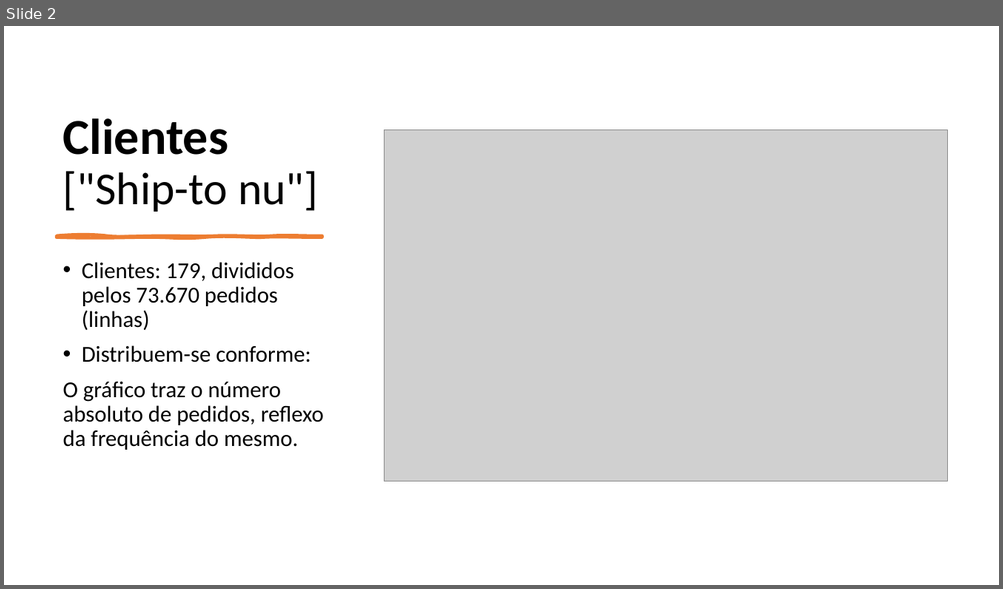
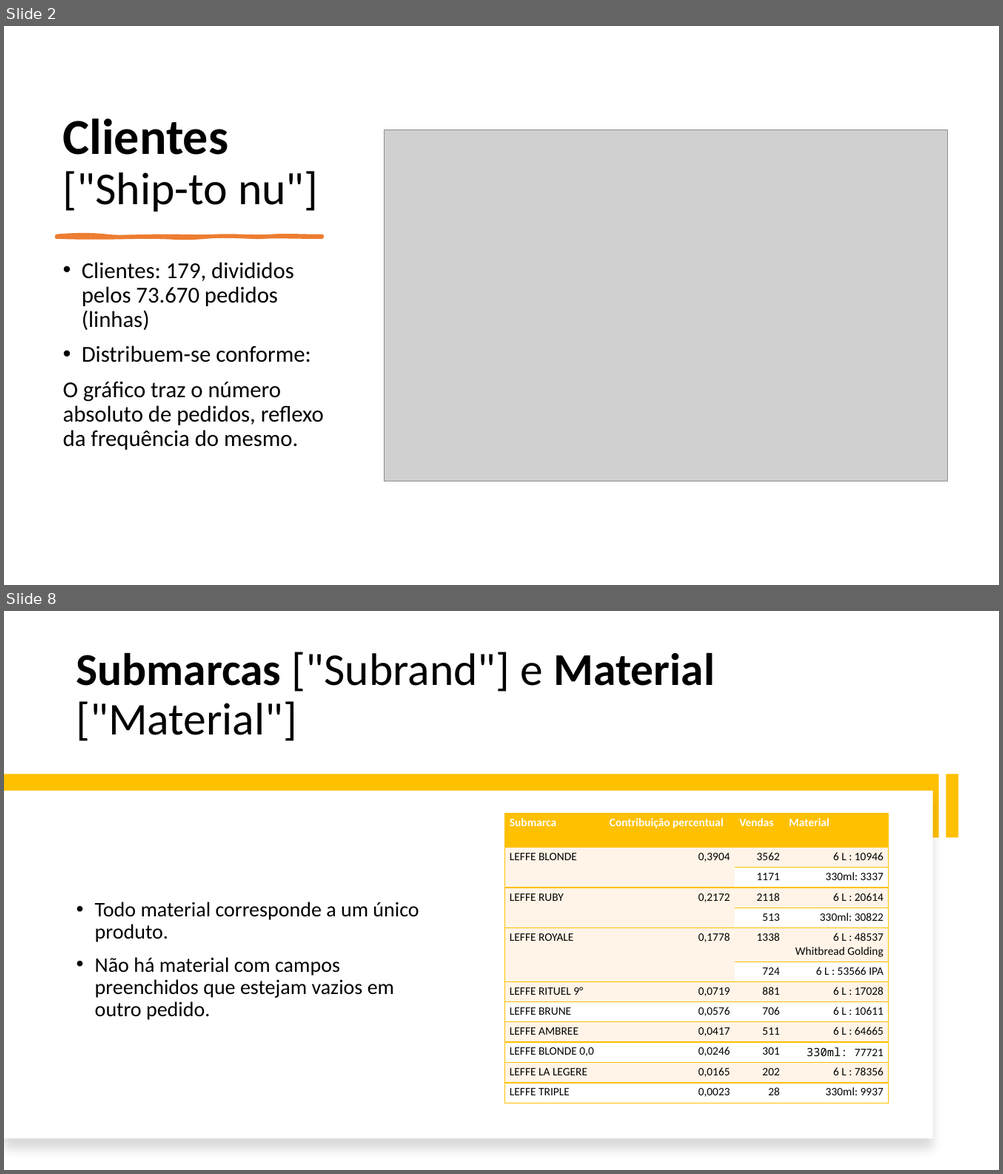
Before and after one commit to brenoccosta/ABIAcademyHack, a slide deck: Apresentação1.pptx. Shown one above the other, each under a label of ours: slide 2 before the commit, slides 2 and 8 after it; the slides between them are not shown. The pictures are 1003x589 and 1003x1174 pixels, drawn with LibreOffice and Linux fonts; fonts in the diff are those of the drawing; grey boxes stand for pictures. Boxes give left, top, right and bottom in pixels: in the first picture for what was removed or moved away, otherwise in the second. Text is boxed around its words. In the diff, an @@ line names an element or a change of style, - is before the commit and + after.

```diff
--- a/Apresentação1.pptx
+++ b/Apresentação1.pptx
@@ slide 8 added at (4,611,999,1170), background #FFFFFF @@
@@ title added at (77,652,714,741), 44 pt, text #000000 @@
+Submarcas ["Subrand"] e Material ["Material"]
@@ rectangle added at (4,775,939,838), fill #FFC000 @@
@@ rectangle added at (945,775,959,838), fill #FFC000 @@
@@ rectangle added at (4,791,933,1139), fill #FFFFFF @@
@@ table added at (505,814,888,1103), 13 rows, 4 columns @@
+Submarca | Contribuição percentual | Vendas | Material
+LEFFE BLONDE | 0,3904 | 3562 | 6 L : 10946
+ |  | 1171 | 330ml: 3337
+LEFFE RUBY | 0,2172 | 2118 | 6 L : 20614
+ |  | 513 | 330ml: 30822
+LEFFE ROYALE | 0,1778 | 1338 | 6 L : 48537 / Whitbread Golding
+ |  | 724 | 6 L : 53566 IPA
+LEFFE RITUEL 9° | 0,0719 | 881 | 6 L : 17028
+LEFFE BRUNE | 0,0576 | 706 | 6 L : 10611
+LEFFE AMBREE | 0,0417 | 511 | 6 L : 64665
+LEFFE BLONDE 0,0 | 0,0246 | 301 | 330ml: 77721
+LEFFE LA LEGERE | 0,0165 | 202 | 6 L : 78356
+LEFFE TRIPLE | 0,0023 | 28 | 330ml: 9937
@@ text added at (95,902,418,1020), 20 pt, text #000000 @@
+• Todo material corresponde a um único produto.
+• Não há material com campos preenchidos que estejam vazios em outro pedido.
```
Also in this commit, not shown: 6 slides changed, 4 other slides added, 2 slides removed, 1 other file.
